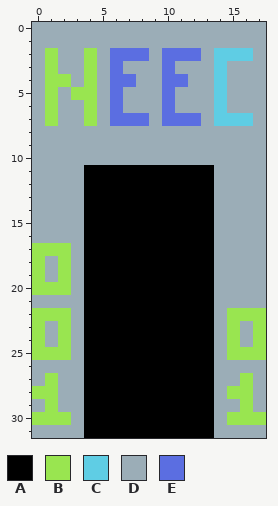
One commit to this pixel-art file: Aseprite/TetrisNEEC.aseprite. Above, as it was before the edit.
18x32 pixels, 1 frame.
Palette (. is transparent): A #000000  B #99e550  C #5fcde4  D #9badb7  E #5b6ee1
Pixels before, first column x 0:
 0 DDDDDDDDDDDDDDDDDD
 1 DDDDDDDDDDDDDDDDDD
 2 DBDDBDEEEDEEEDCCCD
 3 DBDDBDEDDDEDDDCDDD
 4 DBBDBDEEDDEEDDCDDD
 5 DBDBBDEDDDEDDDCDDD
 6 DBDDBDEDDDEDDDCDDD
 7 DBDDBDEEEDEEEDCCCD
 8 DDDDDDDDDDDDDDDDDD
 9 DDDDDDDDDDDDDDDDDD
10 DDDDDDDDDDDDDDDDDD
11 DDDDAAAAAAAAAADDDD
12 DDDDAAAAAAAAAADDDD
13 DDDDAAAAAAAAAADDDD
14 DDDDAAAAAAAAAADDDD
15 DDDDAAAAAAAAAADDDD
16 DDDDAAAAAAAAAADDDD
17 BBBDAAAAAAAAAADDDD
18 BDBDAAAAAAAAAADDDD
19 BDBDAAAAAAAAAADDDD
20 BBBDAAAAAAAAAADDDD
21 DDDDAAAAAAAAAADDDD
22 BBBDAAAAAAAAAADBBB
23 BDBDAAAAAAAAAADBDB
24 BDBDAAAAAAAAAADBDB
25 BBBDAAAAAAAAAADBBB
26 DDDDAAAAAAAAAADDDD
27 DBDDAAAAAAAAAADDBD
28 BBDDAAAAAAAAAADBBD
29 DBDDAAAAAAAAAADDBD
30 BBBDAAAAAAAAAADBBB
31 DDDDAAAAAAAAAADDDD
Now the later version:
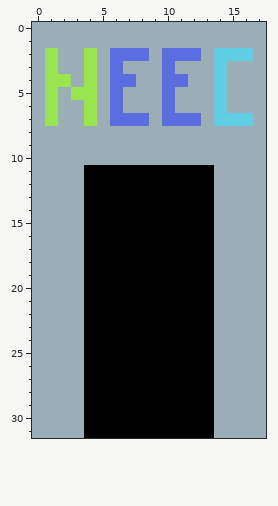
The edit:
y 17: x 0..2 BBB -> DDD
y 18..19: x 0 B -> D; x 2 B -> D
y 20: x 0..2 BBB -> DDD
y 22: x 0..2 BBB -> DDD; x 15..17 BBB -> DDD
y 23..24: x 0 B -> D; x 2 B -> D; x 15 B -> D; x 17 B -> D
y 25: x 0..2 BBB -> DDD; x 15..17 BBB -> DDD
y 27: x 1 B -> D; x 16 B -> D
y 28: x 0..1 BB -> DD; x 15..16 BB -> DD
y 29: x 1 B -> D; x 16 B -> D
y 30: x 0..2 BBB -> DDD; x 15..17 BBB -> DDD
Pixel boxes of the changes (left, top, right, bottom) in both pictures:
changed: (32, 243, 71, 425)
changed: (227, 308, 266, 425)
